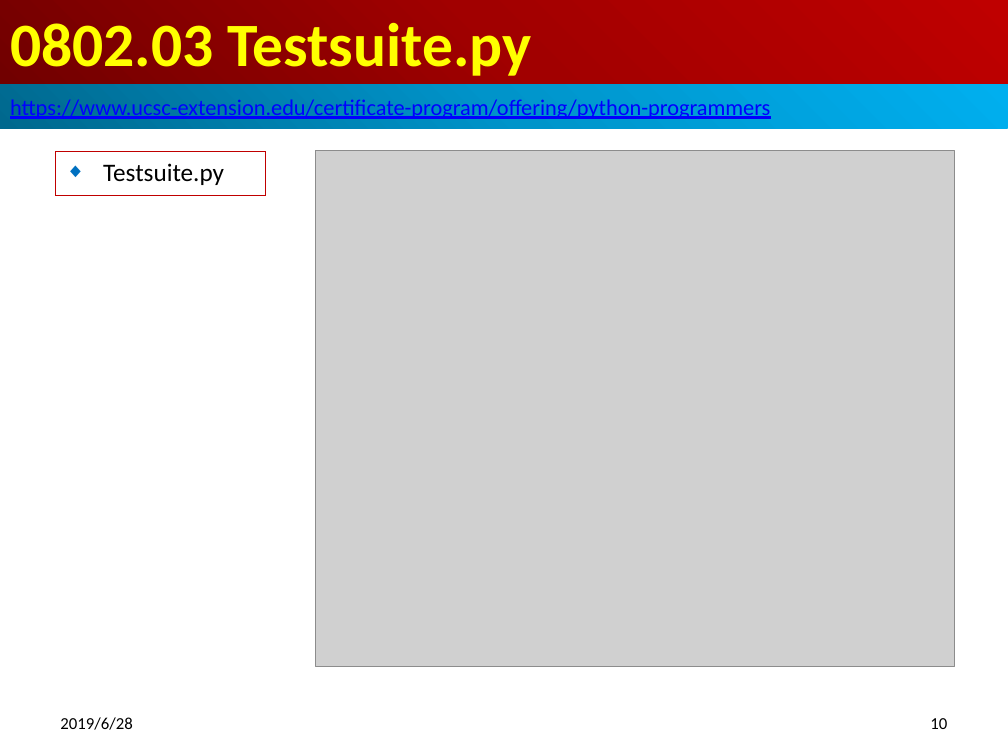
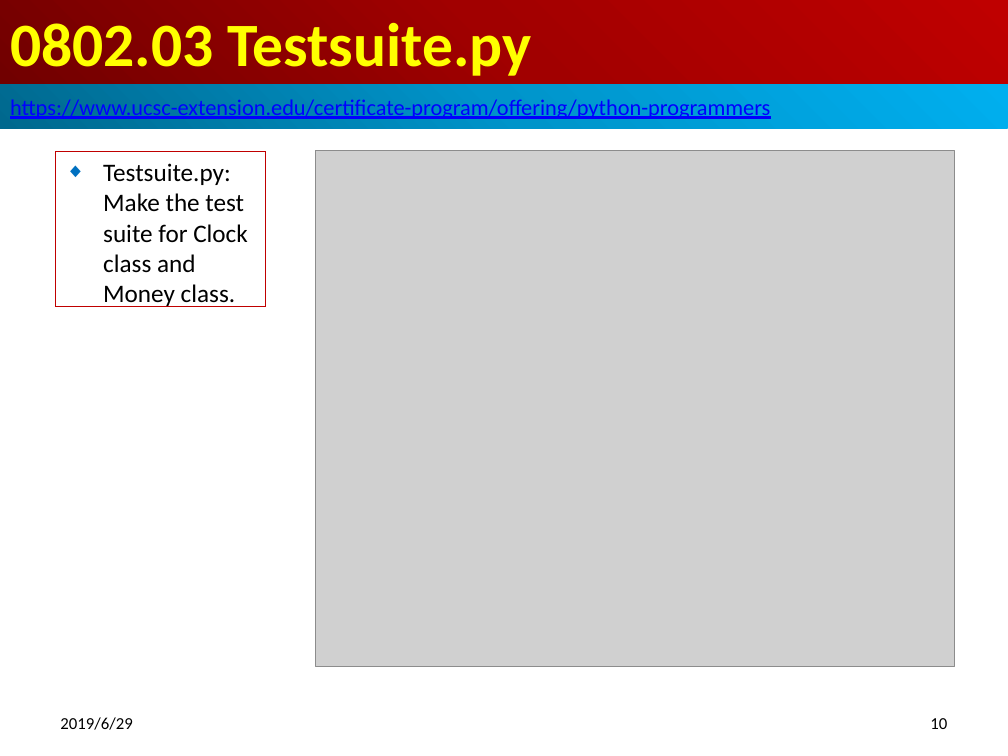
Before and after one commit to pchen0723/700-Python-Adv, a slide deck: slide 10 of 08_ModuleWrap/0802_Wrap.pptx. Drawn at 1008x756 pixels with LibreOffice and Linux fonts; fonts in the diff are those of the drawing; grey boxes stand for pictures. Boxes give left, top, right and bottom in pixels: in the first picture for what was removed or moved away, otherwise in the second. Text is boxed around its words. In the diff, an @@ line names an element or a change of style, - is before the commit and + after.

```diff
--- a/08_ModuleWrap/0802_Wrap.pptx
+++ b/08_ModuleWrap/0802_Wrap.pptx
@@ subtitle "Testsuite.py: Make the test suite ...": place and size @@
-subtitle "Testsuite.py: Make the test suite ..." at (55,151,266,196)
+subtitle "Testsuite.py: Make the test suite ..." at (55,151,266,306)
@@ subtitle at (103,163,248,307): text changed @@
-◆ Testsuite.py
+◆ Testsuite.py: Make the test suite for Clock class and Money class.
@@ text at (60,717,132,730): text changed @@
-2019/6/28
+2019/6/29
```
Also in this commit, not shown: 37 other slides changed, 18 slides added, 21 other files.
